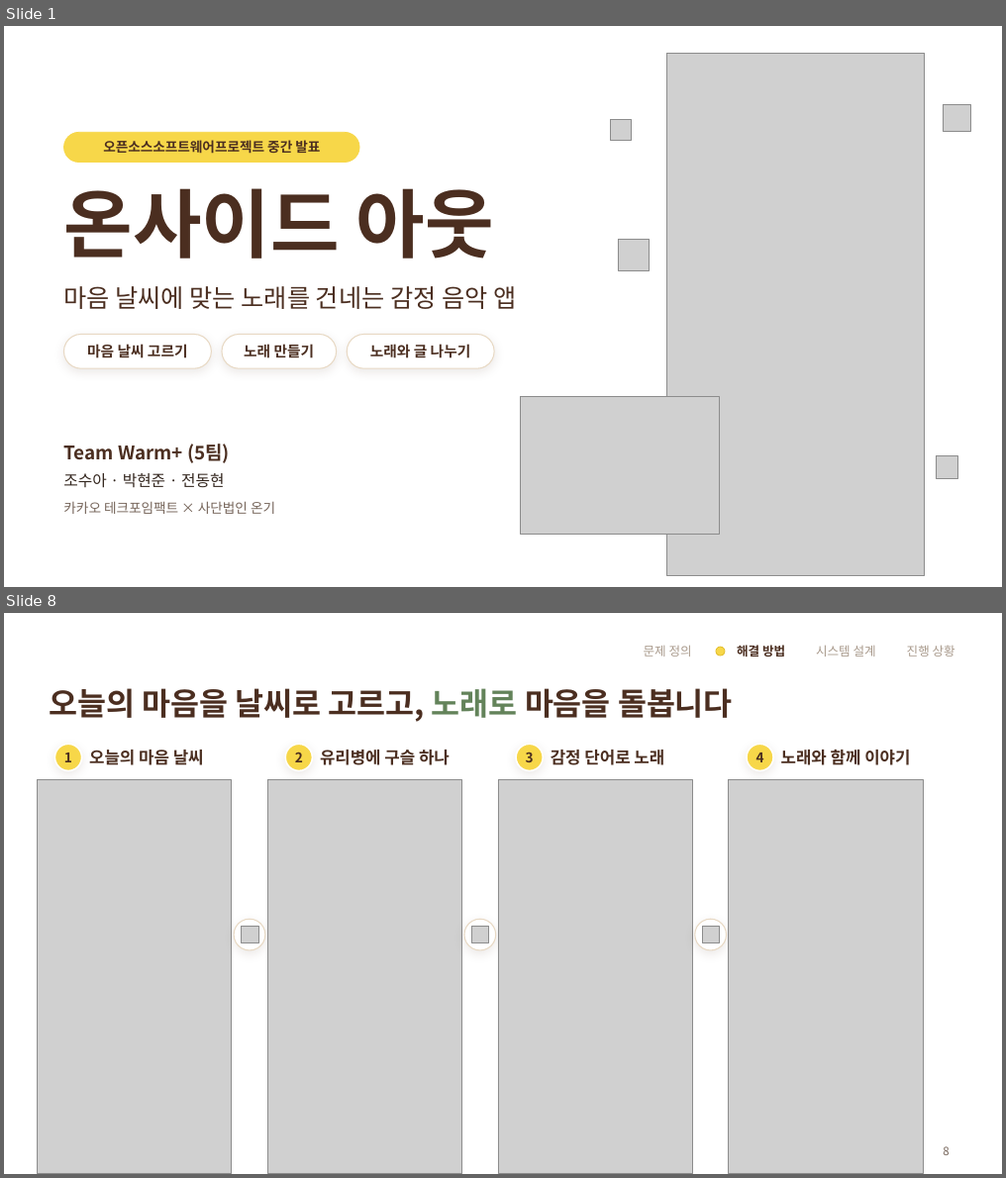
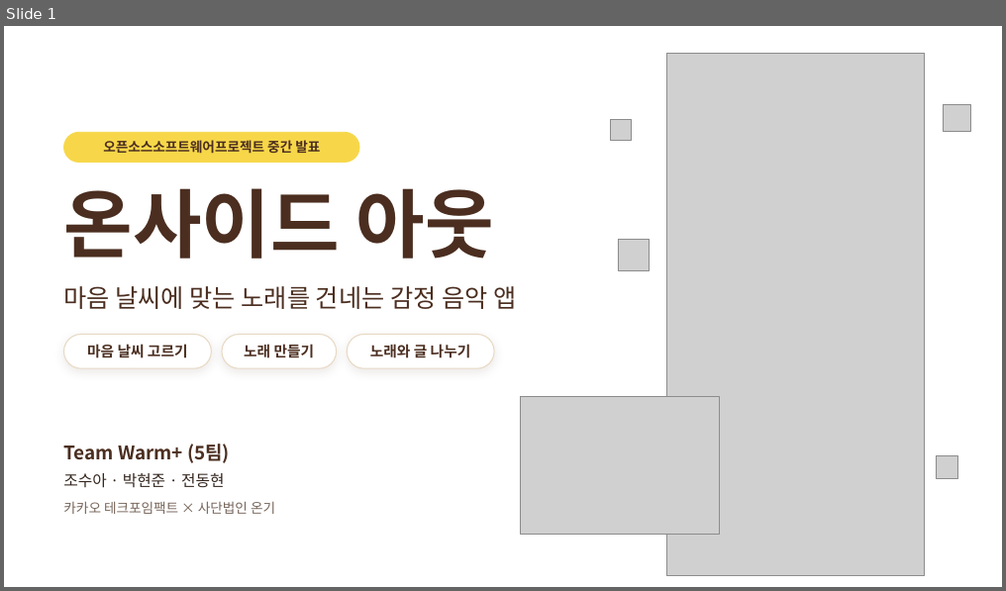
Before and after one commit to Auto-hyun/2026-2-OSSProj-Warmplus-05, a slide deck: doc/2_2_OSSProj_5_웜플러스_중간발표자료.pptx. Shown one above the other, each under a label of ours: slides 1 and 8 before the commit, slide 1 after it; the slides between them are not shown. The pictures are 1006x1178 and 1006x591 pixels, drawn with LibreOffice and Linux fonts; fonts in the diff are those of the drawing; grey boxes stand for pictures; background and template pictures are left out. Boxes give left, top, right and bottom in pixels: in the first picture for what was removed or moved away, otherwise in the second. Text is boxed around its words. In the diff, an @@ line names an element or a change of style, - is before the commit and + after.

Commit message:
docs(doc): 중간발표자료를 목차 10개 구성으로 전면 개편
- 목차를 개발 배경 → 개발 목표 → 시스템 구성 → 개발 현황 → 피드백 반영 → 대안 비교 → 개발 진행 상황 → 성과 창출 계획 → 개발환경 → 추진 일정 순서로 재구성
- 유스케이스·시스템 블록·시퀀스·ER 다이어그램을 현재 코드 기준으로 다시 작성
- 개발 현황을 홈 탭, 마음 마을 탭(노래 공방·연계), 마이페이지 탭으로 나누고 제목 옆에 탭 이름 표시
- 진행 상황(Frontend·Backend·포크 → PR 협업 방식), 성과 창출 계획, 개발환경, 추진 일정 슬라이드 추가
- 피드백 반영 내용은 틀만 작성

```diff
--- a/doc/2_2_OSSProj_5_웜플러스_중간발표자료.pptx
+++ b/doc/2_2_OSSProj_5_웜플러스_중간발표자료.pptx
@@ slide 8 removed at (x1=4, y1=613, x2=1002, y2=1174), background picture (left out) @@
@@ text removed at (x1=644, y1=645, x2=692, y2=657) @@
-문제 정의
@@ ellipse removed at (x1=716, y1=647, x2=725, y2=656) @@
@@ text removed at (x1=737, y1=645, x2=785, y2=657) @@
-해결 방법
@@ text removed at (x1=816, y1=645, x2=876, y2=657) @@
-시스템 설계
@@ text removed at (x1=907, y1=645, x2=955, y2=657) @@
-진행 상황
@@ title removed at (x1=49, y1=688, x2=733, y2=722) @@
-오늘의 마음을 날씨로 고르고, 노래로 마음을 돌봅니다
@@ ellipse removed at (x1=54, y1=744, x2=82, y2=771) @@
-1
@@ text removed at (x1=89, y1=750, x2=204, y2=765) @@
-오늘의 마음 날씨
@@ ellipse removed at (x1=285, y1=744, x2=313, y2=771) @@
-2
@@ text removed at (x1=320, y1=750, x2=450, y2=765) @@
-유리병에 구슬 하나
@@ ellipse removed at (x1=516, y1=744, x2=543, y2=771) @@
-3
@@ text removed at (x1=550, y1=750, x2=664, y2=765) @@
-감정 단어로 노래
@@ ellipse removed at (x1=746, y1=744, x2=773, y2=771) @@
-4
@@ text removed at (x1=781, y1=750, x2=910, y2=765) @@
-노래와 함께 이야기
@@ picture removed at (x1=37, y1=780, x2=232, y2=1174) @@
@@ picture removed at (x1=267, y1=780, x2=462, y2=1174) @@
@@ picture removed at (x1=498, y1=780, x2=693, y2=1174) @@
@@ picture removed at (x1=729, y1=780, x2=924, y2=1174) @@
@@ ellipse removed at (x1=234, y1=919, x2=265, y2=951) @@
@@ picture removed at (x1=242, y1=926, x2=258, y2=943) @@
@@ ellipse removed at (x1=464, y1=919, x2=496, y2=951) @@
@@ picture removed at (x1=472, y1=926, x2=489, y2=943) @@
@@ ellipse removed at (x1=695, y1=919, x2=727, y2=951) @@
@@ picture removed at (x1=703, y1=926, x2=720, y2=943) @@
@@ page number removed at (x1=943, y1=1147, x2=948, y2=1156) @@
-8
```
Also in this commit, not shown: 6 slides changed, 15 slides added, 20 other slides removed.
